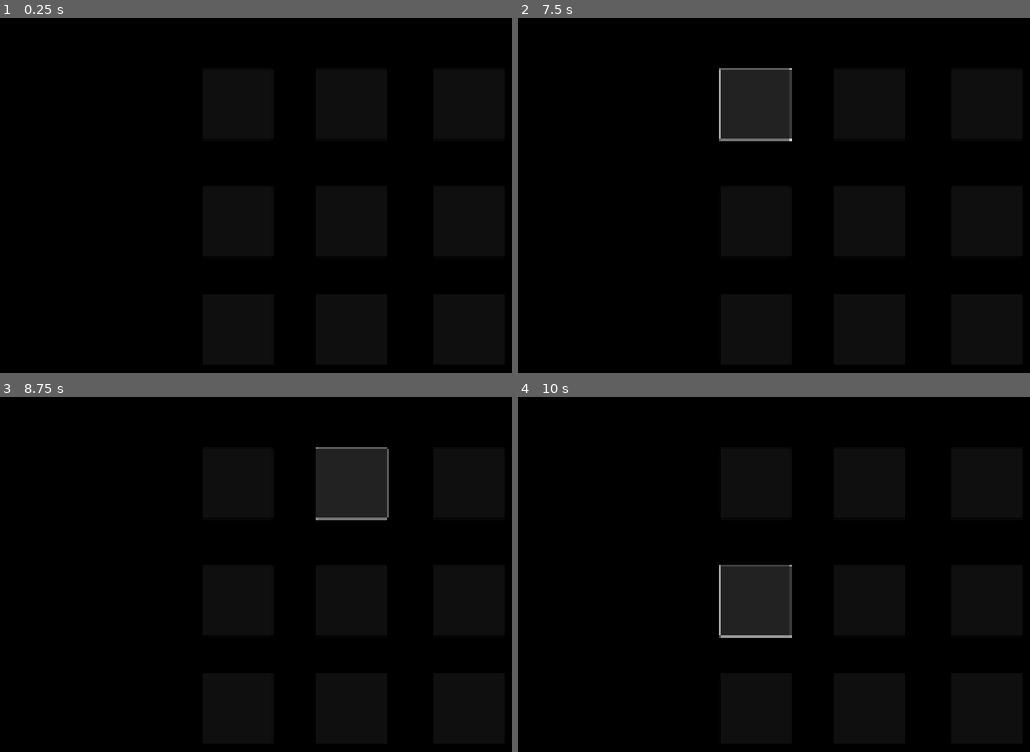
Above: before the commit, frames 1-4 (two rows, left to right).
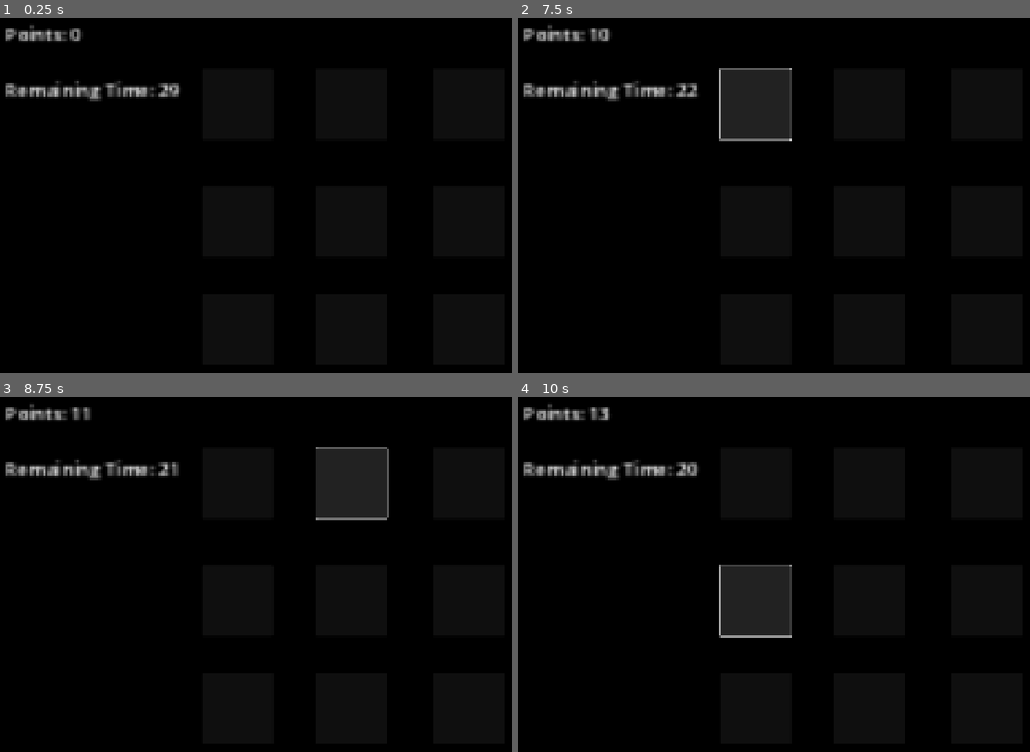
Above: after the commit, the same moments.

Repository: Jes-lan/bonkAHarvey
Game: Godot game, scene res://scenes/main_game.tscn
Two runs of this game, one before a commit and one after it. Both use one fixed random seed, a clock stepped at 60 frames per second and the inputs below. This scene is started directly instead of the project's main scene.
Inputs (mouse positions are in pixels of both pictures, inside the frame that each line leads up to):
- Up to frame 1 (0.25 s): no input
- Up to frame 2 (7.5 s): click (753, 103) at 0.5 s; click (871, 103) at 1.25 s; click (989, 103) at 2 s; click (753, 220) at 2.75 s; click (871, 220) at 3.5 s; click (989, 220) at 4.25 s; click (753, 330) at 5 s; click (871, 330) at 5.75 s; click (989, 330) at 6.5 s; click (753, 103) at 7.25 s
- Up to frame 3 (8.75 s): click (353, 482) at 8 s
- Up to frame 4 (10 s): click (989, 482) at 8.75 s; click (753, 599) at 9.5 s

The runs differ from the first frame. In frame 1, 1.5% of the frame differs, in the area x 1-36%, y 2-24%; in frame 2, 1.6%; in frame 3, 1.5%; in frame 4, 1.6%.

Commit message:
Implement global points tracking and UI updates for game interactions

Diff:
--- a/project.godot
+++ b/project.godot
@@ -15,6 +15,10 @@
 config/features=PackedStringArray("4.4", "GL Compatibility")
 config/icon="res://icon.svg"
 
+[autoload]
+
+Global="*res://scenes/Global.tscn"
+
 [display]
 
 window/size/viewport_width=1920
--- /dev/null
+++ b/scenes/Global.tscn
@@ -0,0 +1,6 @@
+[gd_scene load_steps=2 format=3 uid="uid://cc0e05ps7nqpr"]
+
+[ext_resource type="Script" uid="uid://drdntv5kw22vb" path="res://scripts/Global.gd" id="1_eeqj2"]
+
+[node name="Global" type="Node"]
+script = ExtResource("1_eeqj2")
--- a/scenes/main_game.tscn
+++ b/scenes/main_game.tscn
@@ -1,6 +1,21 @@
-[gd_scene load_steps=2 format=3 uid="uid://c7e27knpkifjw"]
+[gd_scene load_steps=4 format=3 uid="uid://c7e27knpkifjw"]
 
 [ext_resource type="Script" uid="uid://6784884ru1ow" path="res://scripts/maingame.gd" id="1_s3esy"]
+
+[sub_resource type="GDScript" id="GDScript_s3esy"]
+script/source = "extends RichTextLabel
+
+func _process(delta: float) -> void:
+	$\".\".text = \"Points: \" + str(Global.gPoints)
+
+"
+
+[sub_resource type="GDScript" id="GDScript_72e8q"]
+script/source = "extends RichTextLabel
+
+func _process(delta: float) -> void:
+	$\".\".text = \"Remaining Time: \" + str(int($\"../Timer\".time_left))
+"
 
 [node name="MainGame" type="Control"]
 layout_mode = 3
@@ -82,3 +97,35 @@
 offset_top = 736.0
 offset_right = 1328.0
 offset_bottom = 920.0
+
+[node name="Points" type="RichTextLabel" parent="."]
+layout_mode = 0
+offset_left = 32.0
+offset_top = 24.0
+offset_right = 160.0
+offset_bottom = 64.0
+scale = Vector2(3, 3)
+script = SubResource("GDScript_s3esy")
+
+[node name="TimerSTR" type="RichTextLabel" parent="."]
+layout_mode = 0
+offset_left = 32.0
+offset_top = 168.0
+offset_right = 187.0
+offset_bottom = 208.0
+scale = Vector2(3, 3)
+script = SubResource("GDScript_72e8q")
+
+[node name="Timer" type="Timer" parent="."]
+wait_time = 30.0
+autostart = true
+
+[connection signal="pressed" from="Button" to="." method="_on_button_pressed"]
+[connection signal="pressed" from="Button2" to="." method="_on_button_2_pressed"]
+[connection signal="pressed" from="Button3" to="." method="_on_button_3_pressed"]
+[connection signal="pressed" from="Button4" to="." method="_on_button_4_pressed"]
+[connection signal="pressed" from="Button5" to="." method="_on_button_5_pressed"]
+[connection signal="pressed" from="Button6" to="." method="_on_button_6_pressed"]
+[connection signal="pressed" from="Button7" to="." method="_on_button_7_pressed"]
+[connection signal="pressed" from="Button8" to="." method="_on_button_8_pressed"]
+[connection signal="pressed" from="Button9" to="." method="_on_button_9_pressed"]
--- /dev/null
+++ b/scripts/Global.gd
@@ -0,0 +1,3 @@
+extends Node
+
+var gPoints : int = 0
--- a/scripts/maingame.gd
+++ b/scripts/maingame.gd
@@ -1,11 +1,41 @@
 extends Control
-
-
-# Called when the node enters the scene tree for the first time.
-func _ready() -> void:
-	pass # Replace with function body.
-
 
 # Called every frame. 'delta' is the elapsed time since the previous frame.
 func _process(delta: float) -> void:
 	pass
+
+
+func _on_button_pressed() -> void:
+	Global.gPoints += 1
+
+
+func _on_button_2_pressed() -> void:
+	Global.gPoints += 1
+
+
+func _on_button_3_pressed() -> void:
+	Global.gPoints += 1
+
+
+func _on_button_4_pressed() -> void:
+	Global.gPoints += 1
+
+
+func _on_button_5_pressed() -> void:
+	Global.gPoints += 1
+
+
+func _on_button_6_pressed() -> void:
+	Global.gPoints += 1
+
+
+func _on_button_7_pressed() -> void:
+	Global.gPoints += 1
+
+
+func _on_button_8_pressed() -> void:
+	Global.gPoints += 1
+
+
+func _on_button_9_pressed() -> void:
+	Global.gPoints += 1
Not shown, added: scripts/Global.gd.uid
